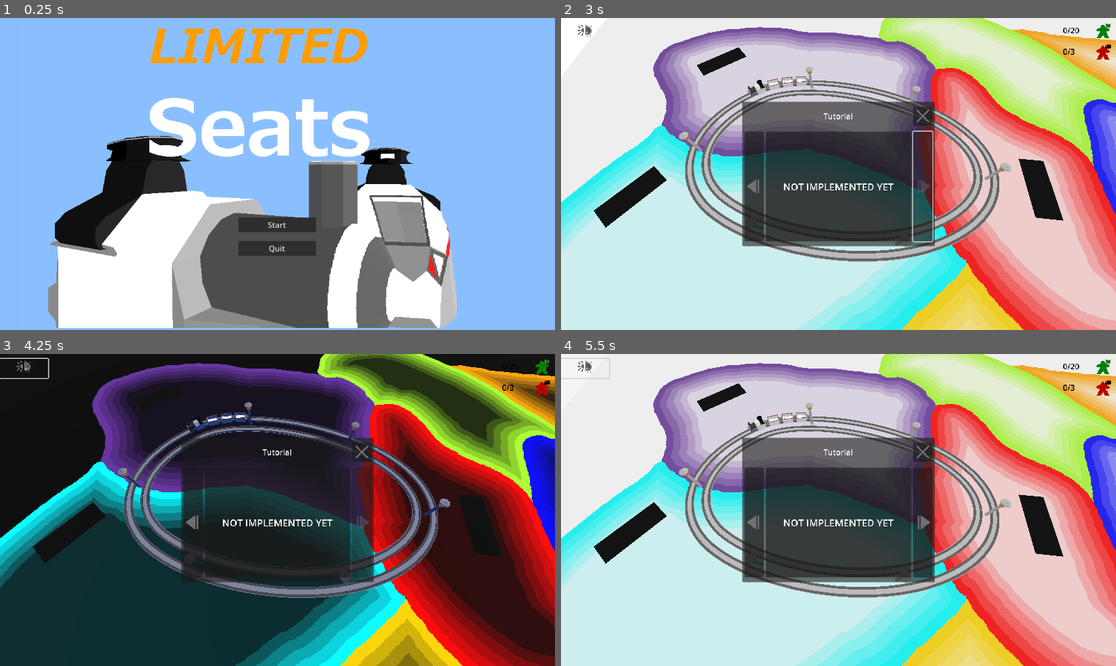
Above: before the commit, frames 1-4 (two rows, left to right).
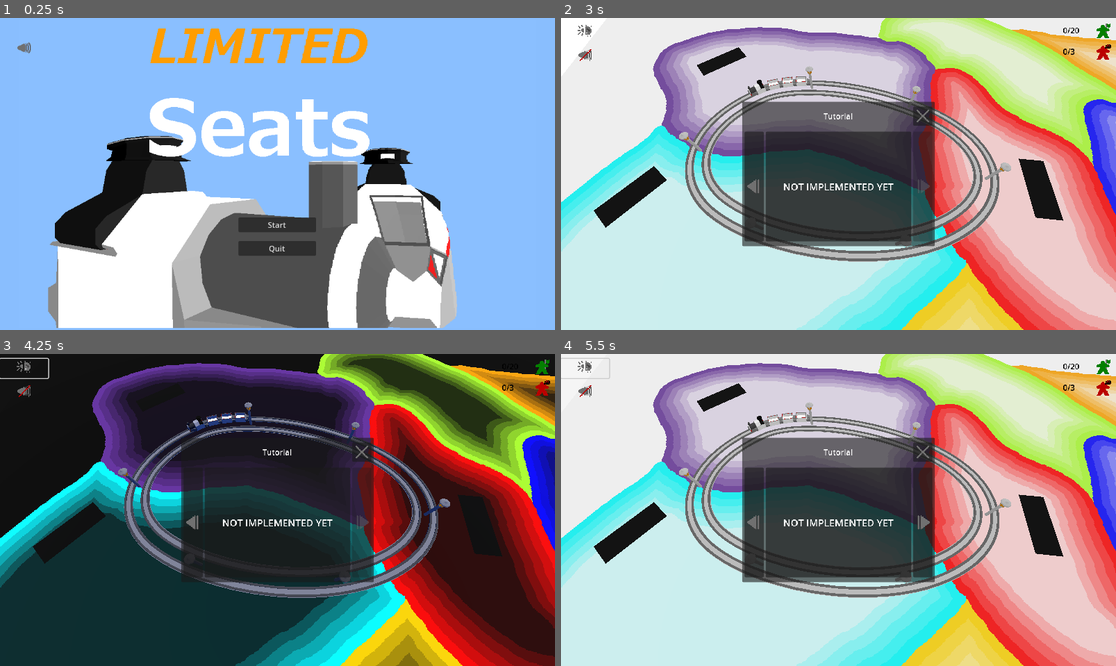
Above: after the commit, the same moments.

Repository: squirrelsoftcompany/LD54
Game: Godot game, scene res://_scenes/menu.tscn
Same seed, same stepped clock (60 frames per second), same inputs: the game is played once before the commit and once after it.
Inputs (mouse positions are in pixels of both pictures, inside the frame that each line leads up to):
- Up to frame 1 (0.25 s): no input
- Up to frame 2 (3 s): click "Start" at 0.5 s; click (921, 186) at 1.25 s; click (921, 186) at 2 s; click (583, 55) at 2.77 s
- Up to frame 3 (4.25 s): click (22, 369) at 3.5 s
- Up to frame 4 (5.5 s): click (755, 522) at 4.25 s; click (583, 369) at 5 s

The runs differ from the first frame. In frame 1, less than 0.1% of the frame differs, in the area x 3-6%, y 7-12%; in frame 2, 0.2%, in the area x 3-68%, y 10-72%; in frame 3, less than 0.1%; in frame 4, less than 0.1%.

Commit message:
mute button

Diff:
--- a/_scenes/nodes/main_camera.gd
+++ b/_scenes/nodes/main_camera.gd
@@ -5,10 +5,10 @@
 @export var direction := Vector3(0, 7, 2)
 @export var hotspot := Vector3(0, 0, 0)
 @export var distance := 10.0
-
-
+var mute = ProjectSettings.get_setting("specific/sound/mute")
 # Called when the node enters the scene tree for the first time.
 func _ready() -> void:
+	sound()
 	compute_transform()
 
 
@@ -21,3 +21,8 @@
 	var ndir := direction.normalized()
 	position = hotspot + ndir * distance
 	transform = transform.looking_at(position - ndir)
+
+func sound():
+	mute = ProjectSettings.get_setting("specific/sound/mute")
+	$Music1.stream_paused = mute
+	$Music2.stream_paused = mute
--- /dev/null
+++ b/_scenes/trains/locomotive.gd
@@ -0,0 +1,6 @@
+extends Node3D
+var mute = ProjectSettings.get_setting("specific/sound/mute")
+
+func _process(delta):
+	mute = ProjectSettings.get_setting("specific/sound/mute")
+	$AudioStreamPlayer3D.stream_paused = mute
--- a/_scenes/trains/locomotive.tscn
+++ b/_scenes/trains/locomotive.tscn
@@ -1,11 +1,13 @@
-[gd_scene load_steps=5 format=3 uid="uid://sqn3liqmbahg"]
+[gd_scene load_steps=6 format=3 uid="uid://sqn3liqmbahg"]
 
 [ext_resource type="PackedScene" uid="uid://ck5q72058p7hv" path="res://_scenes/trains/train_part.tscn" id="1_cu03b"]
 [ext_resource type="ArrayMesh" uid="uid://b871s1phlwwuk" path="res://models/trains/locomotive.obj" id="2_62jcs"]
+[ext_resource type="Script" path="res://_scenes/trains/locomotive.gd" id="2_wyiql"]
 [ext_resource type="PackedScene" uid="uid://b6t7p547cbilm" path="res://_scenes/trains/driver_meeple.tscn" id="3_k3mpg"]
 [ext_resource type="AudioStream" uid="uid://dslomvp1wvfv8" path="res://resources/SoundEffects/train_steam_short.mp3" id="4_gt27d"]
 
 [node name="Locomotive" instance=ExtResource("1_cu03b")]
+script = ExtResource("2_wyiql")
 
 [node name="Mesh" parent="." index="0"]
 mesh = ExtResource("2_62jcs")
--- a/_scenes/ui/MainMenuUI.tscn
+++ b/_scenes/ui/MainMenuUI.tscn
@@ -1,8 +1,9 @@
-[gd_scene load_steps=4 format=3 uid="uid://dftrdep2hkpte"]
+[gd_scene load_steps=5 format=3 uid="uid://dftrdep2hkpte"]
 
 [ext_resource type="Script" path="res://scripts/MainMenuUI.gd" id="1_d57s6"]
 [ext_resource type="AudioStream" uid="uid://cqks73xmvndr6" path="res://resources/SoundEffects/bip.mp3" id="2_1g5pk"]
 [ext_resource type="Texture2D" uid="uid://baqegwmhca0h1" path="res://models/Title.PNG" id="2_mag27"]
+[ext_resource type="PackedScene" uid="uid://0n3yllycqqc5" path="res://_scenes/ui/general_controls.tscn" id="4_j8bdp"]
 
 [node name="MainMenu" type="Control" node_paths=PackedStringArray("bipSound", "quitButton")]
 process_mode = 3
@@ -95,5 +96,10 @@
 volume_db = -10.0
 bus = &"UI FX"
 
+[node name="GeneralControls" parent="." instance=ExtResource("4_j8bdp")]
+layout_mode = 0
+offset_left = 0.0
+offset_right = 110.0
+
 [connection signal="pressed" from="VBoxContainer/StartButton" to="." method="_on_start_button_pressed"]
 [connection signal="pressed" from="VBoxContainer/QuitButton" to="." method="_on_quit_button_pressed"]
--- a/_scenes/ui/general_controls.tscn
+++ b/_scenes/ui/general_controls.tscn
@@ -39,8 +39,7 @@
 layout_mode = 2
 size_flags_vertical = 3
 
-[node name="TextureButton" type="TextureButton" parent="VBoxContainer"]
-visible = false
+[node name="Sound" type="TextureButton" parent="VBoxContainer"]
 layout_mode = 2
 toggle_mode = true
 texture_normal = SubResource("AtlasTexture_ob0dr")
@@ -48,4 +47,4 @@
 stretch_mode = 3
 
 [connection signal="pressed" from="VBoxContainer/NightDay" to="." method="_on_night_day_pressed"]
-[connection signal="toggled" from="VBoxContainer/TextureButton" to="." method="_on_texture_button_toggled"]
+[connection signal="toggled" from="VBoxContainer/Sound" to="." method="_on_sound_toggled"]
--- a/project.godot
+++ b/project.godot
@@ -82,3 +82,4 @@
 meeple/happy_time=5.0
 level/list=["res://_scenes/levels/level_1.tscn", "res://_scenes/levels/level_2.tscn", "res://_scenes/levels/level_3.tscn", "res://_scenes/levels/level_4.tscn", "res://_scenes/levels/level_5.tscn", "res://_scenes/levels/level_6.tscn", "res://_scenes/levels/level_7.tscn"]
 level/current=0
+sound/mute=false
--- a/scripts/MainMenuUI.gd
+++ b/scripts/MainMenuUI.gd
@@ -2,6 +2,7 @@
 
 @export var bipSound : AudioStreamPlayer
 @export var quitButton : Button
+var mute = ProjectSettings.get_setting("specific/sound/mute")
 
 # Called when the node enters the scene tree for the first time.
 func _ready() -> void:
@@ -17,7 +18,9 @@
 
 
 func _on_start_button_pressed() -> void:
-	bipSound.play()
+	mute = ProjectSettings.get_setting("specific/sound/mute")
+	if not mute:
+		bipSound.play()
 	_Global.goto_level(0)
 
 
--- a/scripts/general_controls.gd
+++ b/scripts/general_controls.gd
@@ -1,20 +1,20 @@
 extends MarginContainer
 
+var mute = ProjectSettings.get_setting("specific/sound/mute")
 
-# Called when the node enters the scene tree for the first time.
 func _ready():
-	pass # Replace with function body.
-
-
-# Called every frame. 'delta' is the elapsed time since the previous frame.
-func _process(_delta):
-	pass
-
-
+	$VBoxContainer/Sound.button_pressed = mute
+	if get_parent().name == "MainMenu" :
+		$"../AudioStreamPlayer".stream_paused = mute
+		$VBoxContainer/NightDay.visible = false
 
 func _on_night_day_pressed():
 	get_tree().call_group("environement","day_night")
 
-
-func _on_texture_button_toggled(_button_pressed):
-	pass
+func _on_sound_toggled(button_pressed):
+	print(mute)
+	mute = button_pressed
+	ProjectSettings.set_setting("specific/sound/mute",mute)
+	get_tree().call_group("MainCam","sound")
+	if get_parent().name == "MainMenu" :
+		$"../AudioStreamPlayer".stream_paused = mute
